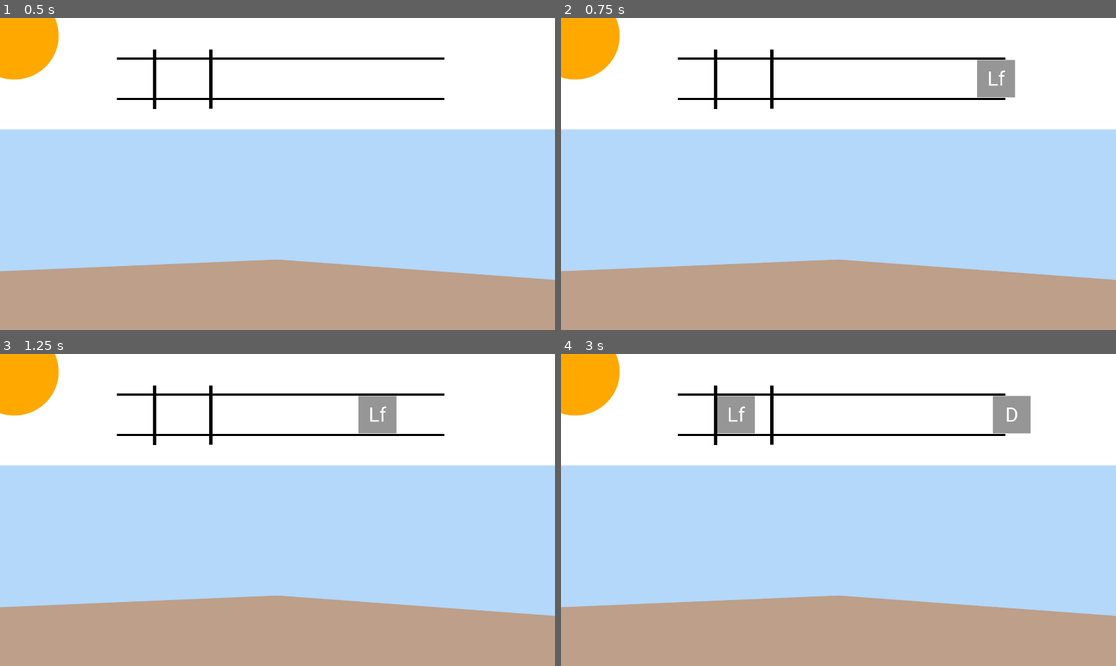
Above: before the commit, frames 1-4 (two rows, left to right).
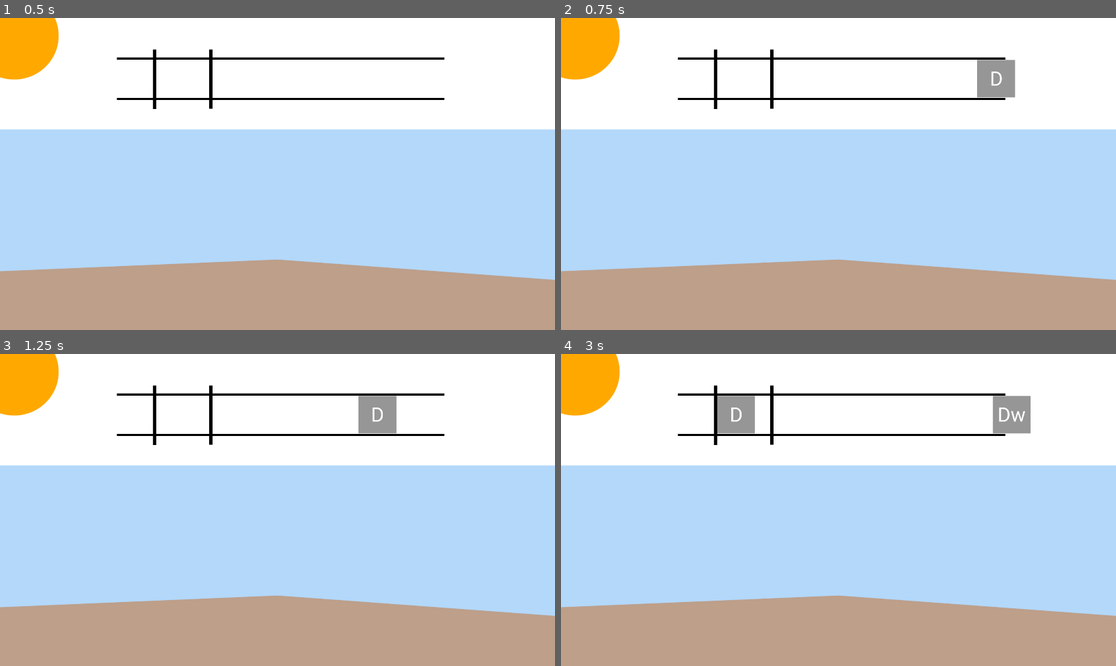
Above: after the commit, the same moments.

Repository: shizucc/Fish-Rhythm
Game: Godot game, scene res://Lib/Level.tscn
The game is run twice, just before and just after one commit, with the same random seed, the same clock (stepped at 60 frames per second) and the same inputs. Sound files missing from this copy of the repository are replaced by a short silence.
Inputs:
- Up to frame 1 (0.5 s): no input
- Up to frame 2 (0.75 s): tap Enter at 0.5 s; hold Right (note_right, bound only after the commit) from 0.53 s (still down); tap A (note_a, bound only after the commit) at 0.6 s
- Up to frame 3 (1.25 s): keep holding Right (note_right, bound only after the commit); tap D (note_d, bound only after the commit) at 0.8 s
- Up to frame 4 (3 s): release Right (note_right, bound only after the commit) at 1.28 s; hold Down (note_down, bound only after the commit) 1.28-2.03 s; tap D (note_d, bound only after the commit) at 1.35 s; tap S (note_s, bound only after the commit) at 1.55, 2.1 s; hold Right (note_right, bound only after the commit) 2.03-2.78 s; tap W (note_w, bound only after the commit) at 2.3, 2.85 s; hold Up (note_up, bound only after the commit) from 2.78 s (still down)

Frame 1 is identical in both runs. In frame 2, less than 0.1% of the frame differs, in the area x 77-81%, y 16-22%; in frame 3, less than 0.1%; in frame 4, 0.2%, in the area x 30-84%, y 16-22%.

Commit message:
add perfect,great,good

Diff:
--- a/Lib/Level.gd
+++ b/Lib/Level.gd
@@ -11,3 +11,16 @@
 # Called every frame. 'delta' is the elapsed time since the previous frame.
 func _process(delta):
 	pass
+
+
+
+func _on_perfect_area_area_entered(area):
+	print("perfect")
+
+
+func _on_great_area_area_entered(area):
+	print("great")
+
+
+func _on_good_area_area_entered(area):
+	print("good")
--- a/Lib/Level.tscn
+++ b/Lib/Level.tscn
@@ -7,10 +7,15 @@
 [ext_resource type="Script" path="res://Lib/Note/NoteSpawn.gd" id="4_mfq5e"]
 [ext_resource type="AudioStream" uid="uid://cfnwuvfpiyixi" path="res://Assets/Music/slow_music.mp3" id="5_jvbwe"]
 [ext_resource type="Script" path="res://Lib/Music/Conductor.gd" id="6_b2e7x"]
-[ext_resource type="Script" path="res://Lib/Note/Notes.gd" id="6_i0ly7"]
 
 [sub_resource type="RectangleShape2D" id="RectangleShape2D_krkiq"]
-size = Vector2(184, 133)
+size = Vector2(53, 133)
+
+[sub_resource type="RectangleShape2D" id="RectangleShape2D_hrqoy"]
+size = Vector2(29, 125.5)
+
+[sub_resource type="RectangleShape2D" id="RectangleShape2D_m2kwa"]
+size = Vector2(33.625, 125)
 
 [sub_resource type="RectangleShape2D" id="RectangleShape2D_7wlg5"]
 size = Vector2(20, 130)
@@ -36,29 +41,52 @@
 expand_mode = 1
 metadata/_edit_use_anchors_ = true
 
-[node name="BarPerfectArea" type="Area2D" parent="RhythmBar/Bar"]
+[node name="BarHitArea" type="Node2D" parent="RhythmBar/Bar"]
 position = Vector2(125, -27)
 
-[node name="TextureRect" type="TextureRect" parent="RhythmBar/Bar/BarPerfectArea"]
+[node name="TextureRect" type="TextureRect" parent="RhythmBar/Bar/BarHitArea"]
 offset_right = 206.0
 offset_bottom = 206.0
 texture = ExtResource("3_0qtvv")
 expand_mode = 1
 metadata/_edit_use_anchors_ = true
 
-[node name="CollisionShape2D" type="CollisionShape2D" parent="RhythmBar/Bar/BarPerfectArea"]
-position = Vector2(103, 101.5)
+[node name="PerfectArea" type="Area2D" parent="RhythmBar/Bar/BarHitArea"]
+
+[node name="PerfectHit" type="CollisionShape2D" parent="RhythmBar/Bar/BarHitArea/PerfectArea"]
+position = Vector2(103.5, 102.5)
 shape = SubResource("RectangleShape2D_krkiq")
+debug_color = Color(0.670588, 0.309804, 1, 0.419608)
+
+[node name="GreatArea" type="Area2D" parent="RhythmBar/Bar/BarHitArea"]
+
+[node name="GreatHit" type="CollisionShape2D" parent="RhythmBar/Bar/BarHitArea/GreatArea"]
+position = Vector2(62, 103)
+shape = SubResource("RectangleShape2D_hrqoy")
+debug_color = Color(0.843137, 0.380392, 0.0196078, 0.419608)
+
+[node name="GreatHit2" type="CollisionShape2D" parent="RhythmBar/Bar/BarHitArea/GreatArea"]
+position = Vector2(145, 102)
+shape = SubResource("RectangleShape2D_hrqoy")
+debug_color = Color(0.843137, 0.380392, 0.0196078, 0.419608)
+
+[node name="GoodArea" type="Area2D" parent="RhythmBar/Bar/BarHitArea"]
+
+[node name="GoodHit" type="CollisionShape2D" parent="RhythmBar/Bar/BarHitArea/GoodArea"]
+position = Vector2(29.8125, 103)
+shape = SubResource("RectangleShape2D_m2kwa")
+debug_color = Color(0.0666667, 0.52549, 1, 0.419608)
+
+[node name="GoodHit2" type="CollisionShape2D" parent="RhythmBar/Bar/BarHitArea/GoodArea"]
+position = Vector2(177, 102)
+shape = SubResource("RectangleShape2D_m2kwa")
+debug_color = Color(0.0666667, 0.52549, 1, 0.419608)
 
 [node name="NotesArea" type="Node2D" parent="RhythmBar/Bar"]
 position = Vector2(-405, -136)
 
 [node name="NoteSpawn" type="Node" parent="RhythmBar/Bar/NotesArea"]
 script = ExtResource("4_mfq5e")
-
-[node name="Notes" type="Node2D" parent="RhythmBar/Bar/NotesArea/NoteSpawn"]
-position = Vector2(404, 136)
-script = ExtResource("6_i0ly7")
 
 [node name="BarBorderEnd" type="CollisionShape2D" parent="RhythmBar/Bar"]
 position = Vector2(12, 75)
@@ -71,7 +99,9 @@
 [node name="StartTimer" type="Timer" parent="Conductor"]
 one_shot = true
 
-[connection signal="interval_signal" from="RhythmBar/Bar/NotesArea/NoteSpawn" to="RhythmBar/Bar/NotesArea/NoteSpawn/Notes" method="_on_note_spawn_interval_signal"]
+[connection signal="area_entered" from="RhythmBar/Bar/BarHitArea/PerfectArea" to="." method="_on_perfect_area_area_entered"]
+[connection signal="area_entered" from="RhythmBar/Bar/BarHitArea/GreatArea" to="." method="_on_great_area_area_entered"]
+[connection signal="area_entered" from="RhythmBar/Bar/BarHitArea/GoodArea" to="." method="_on_good_area_area_entered"]
 [connection signal="beat_signal" from="Conductor" to="RhythmBar/Bar/NotesArea/NoteSpawn" method="_on_conductor_beat_signal"]
 [connection signal="measure_signal" from="Conductor" to="RhythmBar/Bar/NotesArea/NoteSpawn" method="_on_conductor_measure_signal"]
 [connection signal="timeout" from="Conductor/StartTimer" to="Conductor" method="_on_start_timer_timeout"]
--- a/Lib/Note/Note.gd
+++ b/Lib/Note/Note.gd
@@ -1,4 +1,25 @@
-extends CharacterBody2D
+extends Area2D
+
+@onready var note_W = load("res://Assets/Notes/note_w.png")
+@onready var note_A = load("res://Assets/Notes/note_a.png")
+@onready var note_S = load("res://Assets/Notes/note_s.png")
+@onready var note_D = load("res://Assets/Notes/note_d.png")
+@onready var note_up = load("res://Assets/Notes/note_up.png")
+@onready var note_dw = load("res://Assets/Notes/note_dw.png")
+@onready var note_lf= load("res://Assets/Notes/note_lf.png")
+@onready var note_rg = load("res://Assets/Notes/note_rg.png")
+
+
+@onready var notes = [
+	{"note" : note_W, "keyboard" : "note_w" },
+	{"note" : note_A, "keyboard" : "note_a" },
+	{"note" : note_S, "keyboard" : "note_s" },
+	{"note" : note_D, "keyboard" : "note_d" },
+	{"note" : note_up, "keyboard" : "note_up" },
+	{"note" : note_dw, "keyboard" : "note_down" },
+	{"note" : note_lf, "keyboard" : "note_left" },
+	{"note" : note_rg, "keyboard" : "note_right" },
+]
 
 const TARGET_X = 700
 const SPAWN_X = 1500
@@ -7,9 +28,24 @@
 
 var speed = 0
 
+var chosen_note = null
+
+func _ready():
+	chosen_note = choose_random_note(notes)
+	$NoteSymbol.set_texture(chosen_note["note"])
+
 func _physics_process(delta):
 	position.x += speed * delta
+	if(Input.get_action_strength(chosen_note["keyboard"])):
+		$HitBox.set_disabled(false)
+	else:
+		$HitBox.set_disabled(true)
+
 
 func initialize():
 	position = SPAWN_POS
 	speed = DISTANCE / 2.0
+
+func choose_random_note(array_to_choose_from):
+	var random_index = randi() % array_to_choose_from.size()
+	return array_to_choose_from[random_index]
--- a/Lib/Note/Note.tscn
+++ b/Lib/Note/Note.tscn
@@ -4,9 +4,9 @@
 [ext_resource type="Script" path="res://Lib/Note/NoteSymbol.gd" id="2_m20ro"]
 
 [sub_resource type="RectangleShape2D" id="RectangleShape2D_1by1l"]
-size = Vector2(132, 130)
+size = Vector2(1, 1)
 
-[node name="Note" type="CharacterBody2D"]
+[node name="Note" type="Area2D"]
 script = ExtResource("1_2y3am")
 
 [node name="NoteSymbol" type="TextureRect" parent="."]
@@ -15,6 +15,6 @@
 expand_mode = 1
 script = ExtResource("2_m20ro")
 
-[node name="CollisionShape2D" type="CollisionShape2D" parent="."]
-position = Vector2(66, 65)
+[node name="HitBox" type="CollisionShape2D" parent="."]
+position = Vector2(62.5, 63.5)
 shape = SubResource("RectangleShape2D_1by1l")
--- a/Lib/Note/NoteSymbol.gd
+++ b/Lib/Note/NoteSymbol.gd
@@ -1,27 +1 @@
 extends TextureRect
-
-@onready var note_W = load("res://Assets/Notes/note_w.png")
-@onready var note_A = load("res://Assets/Notes/note_a.png")
-@onready var note_S = load("res://Assets/Notes/note_s.png")
-@onready var note_D = load("res://Assets/Notes/note_d.png")
-@onready var note_up = load("res://Assets/Notes/note_up.png")
-@onready var note_dw = load("res://Assets/Notes/note_dw.png")
-@onready var note_lf= load("res://Assets/Notes/note_lf.png")
-@onready var note_rg = load("res://Assets/Notes/note_rg.png")
-
-
-@onready var notes = [note_W, note_A, note_S, note_D, note_up, note_dw, note_lf, note_rg]
-func _ready():
-	var chosen_note = choose_random_note(notes)
-	set_texture(chosen_note)
-
-	pass # Replace with function body.
-
-
-# Called every frame. 'delta' is the elapsed time since the previous frame.
-func _process(delta):
-	pass
-
-func choose_random_note(array_to_choose_from):
-	var random_index = randi() % array_to_choose_from.size()
-	return array_to_choose_from[random_index]
--- a/Lib/Note/Notes.gd
+++ /dev/null
@@ -1,15 +0,0 @@
-extends Node2D
-
-
-# Called when the node enters the scene tree for the first time.
-func _ready():
-	pass # Replace with function body.
-
-
-# Called every frame. 'delta' is the elapsed time since the previous frame.
-func _process(delta):
-	pass
-
-
-func _on_note_spawn_interval_signal(interval):
-	print(interval)
--- a/project.godot
+++ b/project.godot
@@ -21,6 +21,49 @@
 window/size/viewport_height=1080
 window/size/mode=2
 
+[input]
+
+note_w={
+"deadzone": 0.5,
+"events": [Object(InputEventKey,"resource_local_to_scene":false,"resource_name":"","device":0,"window_id":0,"alt_pressed":false,"shift_pressed":false,"ctrl_pressed":false,"meta_pressed":false,"pressed":false,"keycode":0,"physical_keycode":87,"key_label":0,"unicode":0,"echo":false,"script":null)
+]
+}
+note_a={
+"deadzone": 0.5,
+"events": [Object(InputEventKey,"resource_local_to_scene":false,"resource_name":"","device":-1,"window_id":0,"alt_pressed":false,"shift_pressed":false,"ctrl_pressed":false,"meta_pressed":false,"pressed":false,"keycode":0,"physical_keycode":65,"key_label":0,"unicode":97,"echo":false,"script":null)
+]
+}
+note_s={
+"deadzone": 0.5,
+"events": [Object(InputEventKey,"resource_local_to_scene":false,"resource_name":"","device":-1,"window_id":0,"alt_pressed":false,"shift_pressed":false,"ctrl_pressed":false,"meta_pressed":false,"pressed":false,"keycode":0,"physical_keycode":83,"key_label":0,"unicode":115,"echo":false,"script":null)
+]
+}
+note_d={
+"deadzone": 0.5,
+"events": [Object(InputEventKey,"resource_local_to_scene":false,"resource_name":"","device":-1,"window_id":0,"alt_pressed":false,"shift_pressed":false,"ctrl_pressed":false,"meta_pressed":false,"pressed":false,"keycode":0,"physical_keycode":68,"key_label":0,"unicode":100,"echo":false,"script":null)
+]
+}
+note_up={
+"deadzone": 0.5,
+"events": [Object(InputEventKey,"resource_local_to_scene":false,"resource_name":"","device":0,"window_id":0,"alt_pressed":false,"shift_pressed":false,"ctrl_pressed":false,"meta_pressed":false,"pressed":false,"keycode":0,"physical_keycode":4194320,"key_label":0,"unicode":0,"echo":false,"script":null)
+]
+}
+note_down={
+"deadzone": 0.5,
+"events": [Object(InputEventKey,"resource_local_to_scene":false,"resource_name":"","device":0,"window_id":0,"alt_pressed":false,"shift_pressed":false,"ctrl_pressed":false,"meta_pressed":false,"pressed":false,"keycode":0,"physical_keycode":4194322,"key_label":0,"unicode":0,"echo":false,"script":null)
+]
+}
+note_left={
+"deadzone": 0.5,
+"events": [Object(InputEventKey,"resource_local_to_scene":false,"resource_name":"","device":0,"window_id":0,"alt_pressed":false,"shift_pressed":false,"ctrl_pressed":false,"meta_pressed":false,"pressed":false,"keycode":0,"physical_keycode":4194319,"key_label":0,"unicode":0,"echo":false,"script":null)
+]
+}
+note_right={
+"deadzone": 0.5,
+"events": [Object(InputEventKey,"resource_local_to_scene":false,"resource_name":"","device":0,"window_id":0,"alt_pressed":false,"shift_pressed":false,"ctrl_pressed":false,"meta_pressed":false,"pressed":false,"keycode":0,"physical_keycode":4194321,"key_label":0,"unicode":0,"echo":false,"script":null)
+]
+}
+
 [rendering]
 
 renderer/rendering_method="gl_compatibility"
Not shown: 1 places in Lib/Level.tscn that only renumber resources
